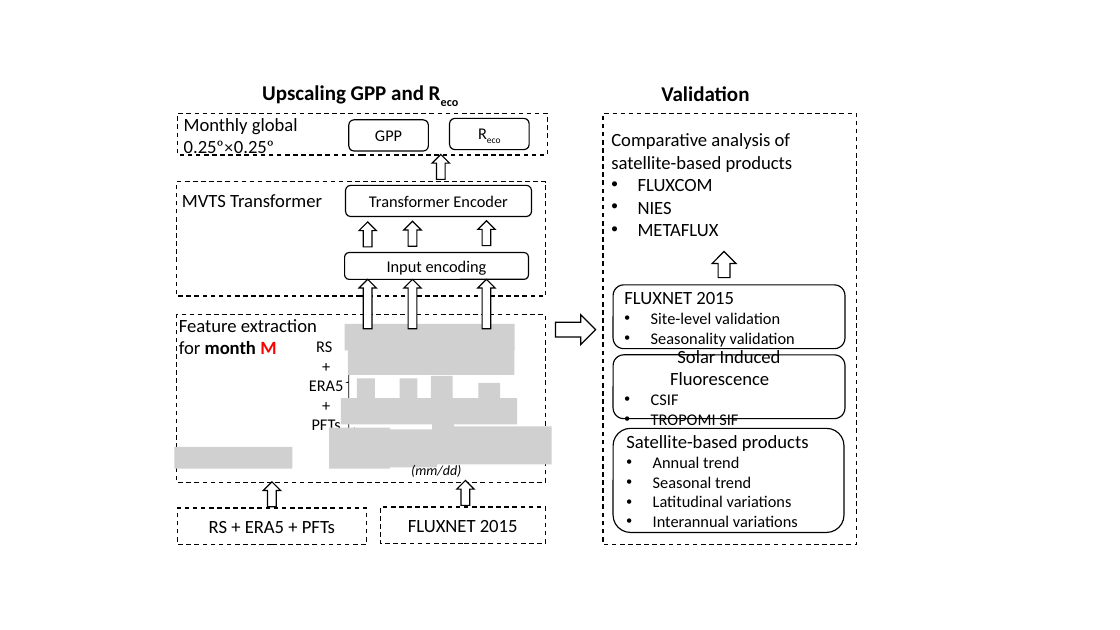
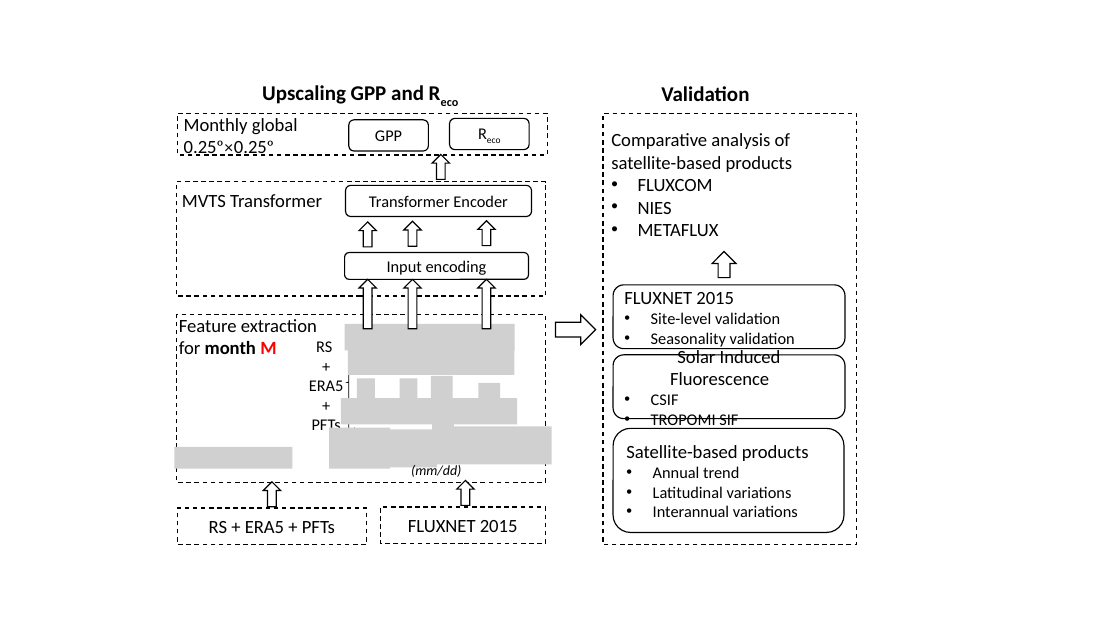
Before and after one commit to anhp95/thesis, a slide deck: slide 1 of ppt/chap7.pptx. Drawn at 1120x630 pixels with LibreOffice and Linux fonts; fonts in the diff are those of the drawing; grey boxes stand for pictures. Boxes give left, top, right and bottom in pixels: in the first picture for what was removed or moved away, otherwise in the second. Text is boxed around its words. In the diff, an @@ line names an element or a change of style, - is before the commit and + after.

```diff
--- a/ppt/chap7.pptx
+++ b/ppt/chap7.pptx
@@ text in rounded rectangle at (653,476,751,488): paragraph removed @@
-• Seasonal trend
```
Also in this commit, not shown: 6 other files.
